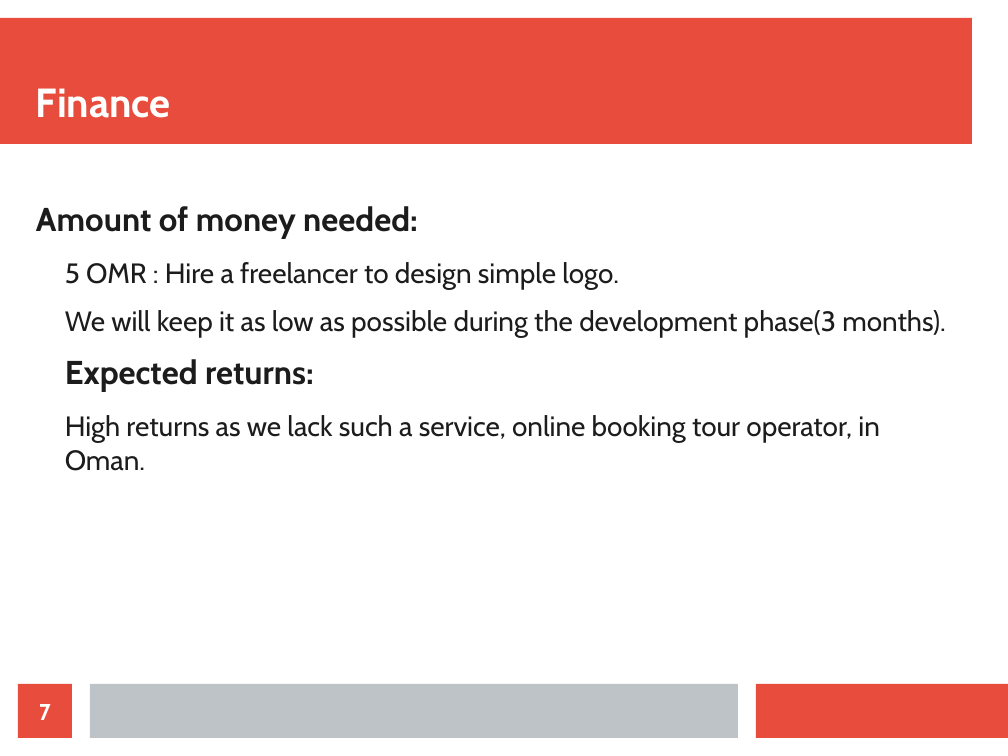
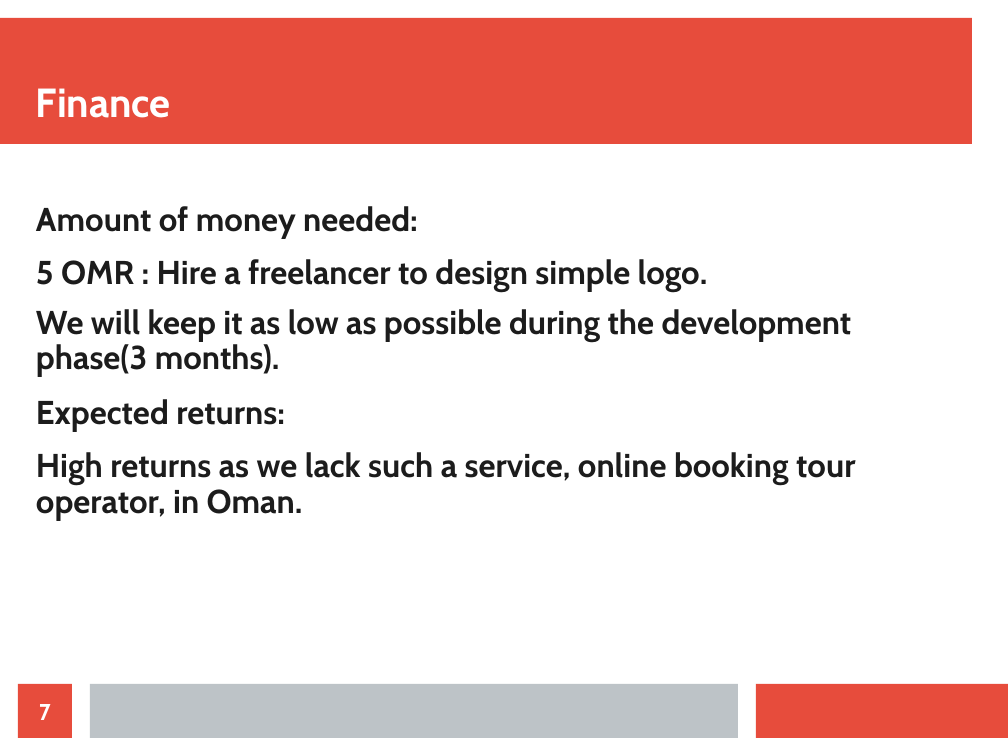
Before and after one commit to Aliii98/osoc19, a slide deck: slide 7 of OSOC-proposal.odp. Drawn at 1008x756 pixels with LibreOffice and Linux fonts; fonts in the diff are those of the drawing. Boxes give left, top, right and bottom in pixels: in the first picture for what was removed or moved away, otherwise in the second. Text is boxed around its words. In the diff, an @@ line names an element or a change of style, - is before the commit and + after.

```diff
--- a/OSOC-proposal.odp
+++ b/OSOC-proposal.odp
@@ text at (x1=36, y1=259, x2=855, y2=520): size 22 to 26 pt, bold on in "5 OMR : Hire a freelancer to ...", "We will keep it as low as ...", "High returns as we lack such a ..."; indent changed; line spacing 1 to 0.9 @@
```
Also in this commit, not shown: 5 other slides changed, 2 slides added, 2 slides removed.
